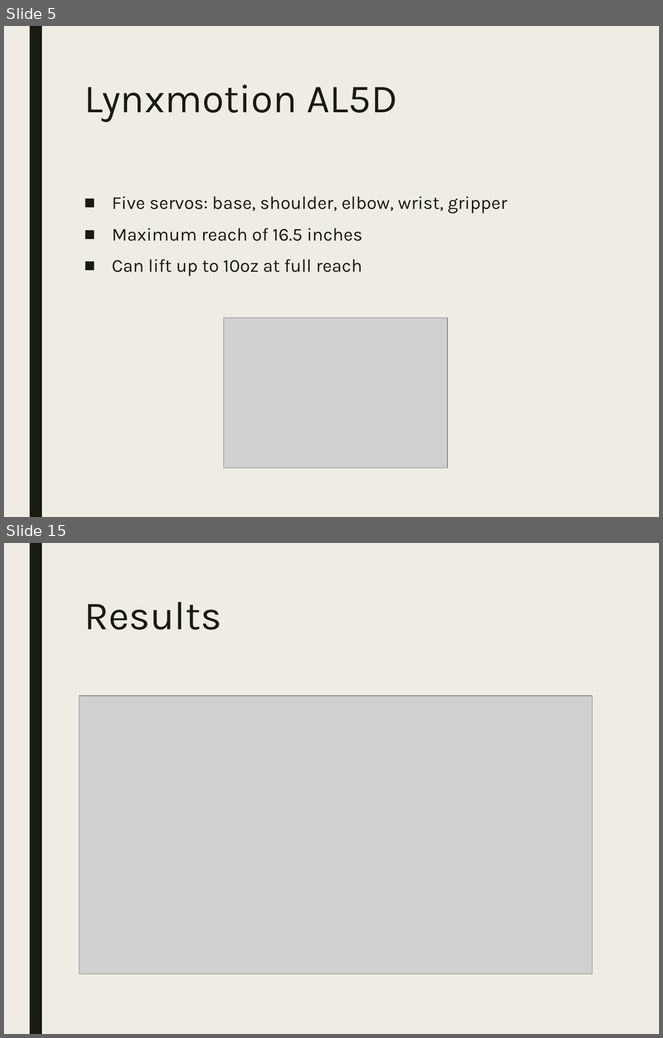
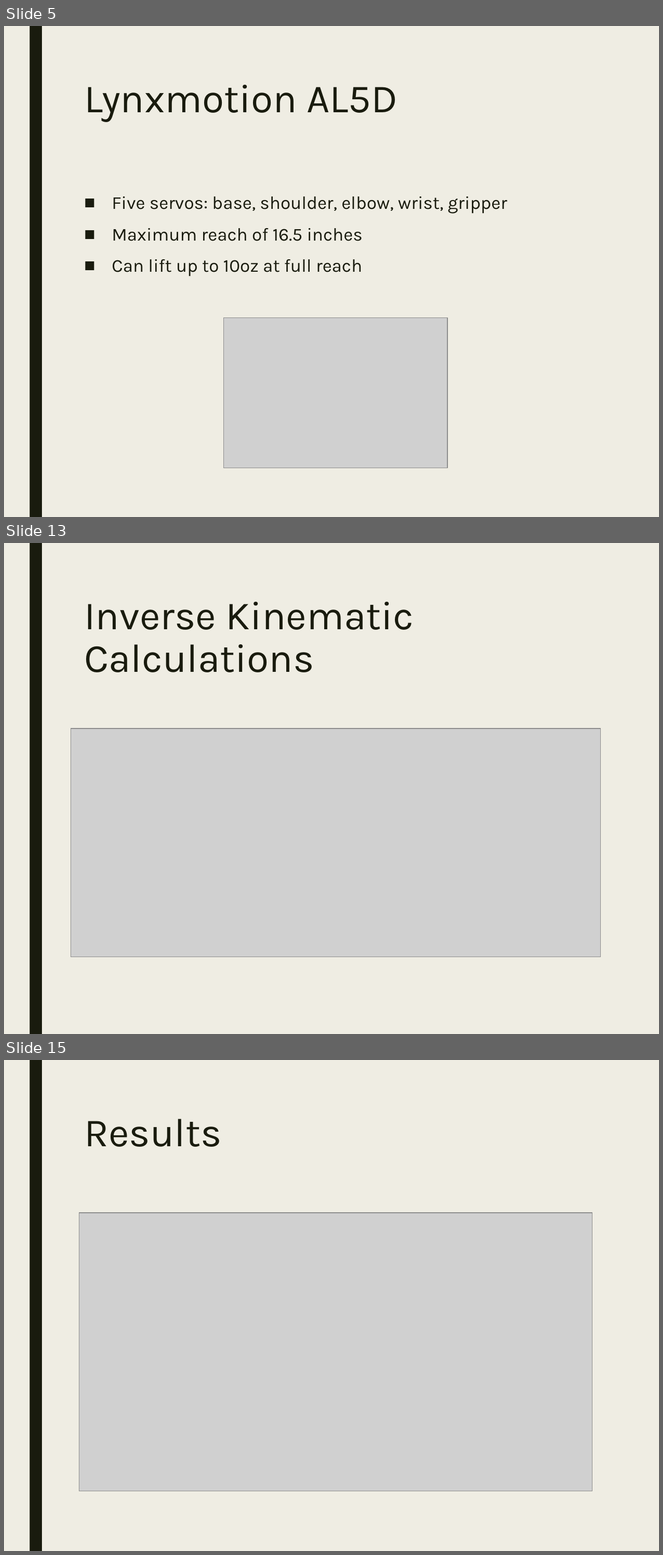
Before and after one commit to StormWulf/Mobile-Motion-Tracking-Robot-Arm, a slide deck: Documents/Presentation/Presentation_MobileMotionTrackingRobotArm.pptx. Shown one above the other, each under a label of ours: slides 5 and 15 before the commit, slides 5, 13 and 15 after it; the slides between them are not shown. The pictures are 663x1038 and 663x1555 pixels, drawn with LibreOffice and Linux fonts; fonts in the diff are those of the drawing; grey boxes stand for pictures. Boxes give left, top, right and bottom in pixels: in the first picture for what was removed or moved away, otherwise in the second. Text is boxed around its words. In the diff, an @@ line names an element or a change of style, - is before the commit and + after.

```diff
--- a/Documents/Presentation/Presentation_MobileMotionTrackingRobotArm.pptx
+++ b/Documents/Presentation/Presentation_MobileMotionTrackingRobotArm.pptx
@@ slide 13 added at (4,543,659,1034), background #EFEDE3; not listed: 1 template element that a slide beside it also shows @@
@@ title added at (84,602,414,672), 44 pt, text #191B0E @@
+Inverse Kinematic Calculations
@@ picture added at (71,729,601,957) @@
```
Also in this commit, not shown: 8 slides changed, 1 slide removed.
